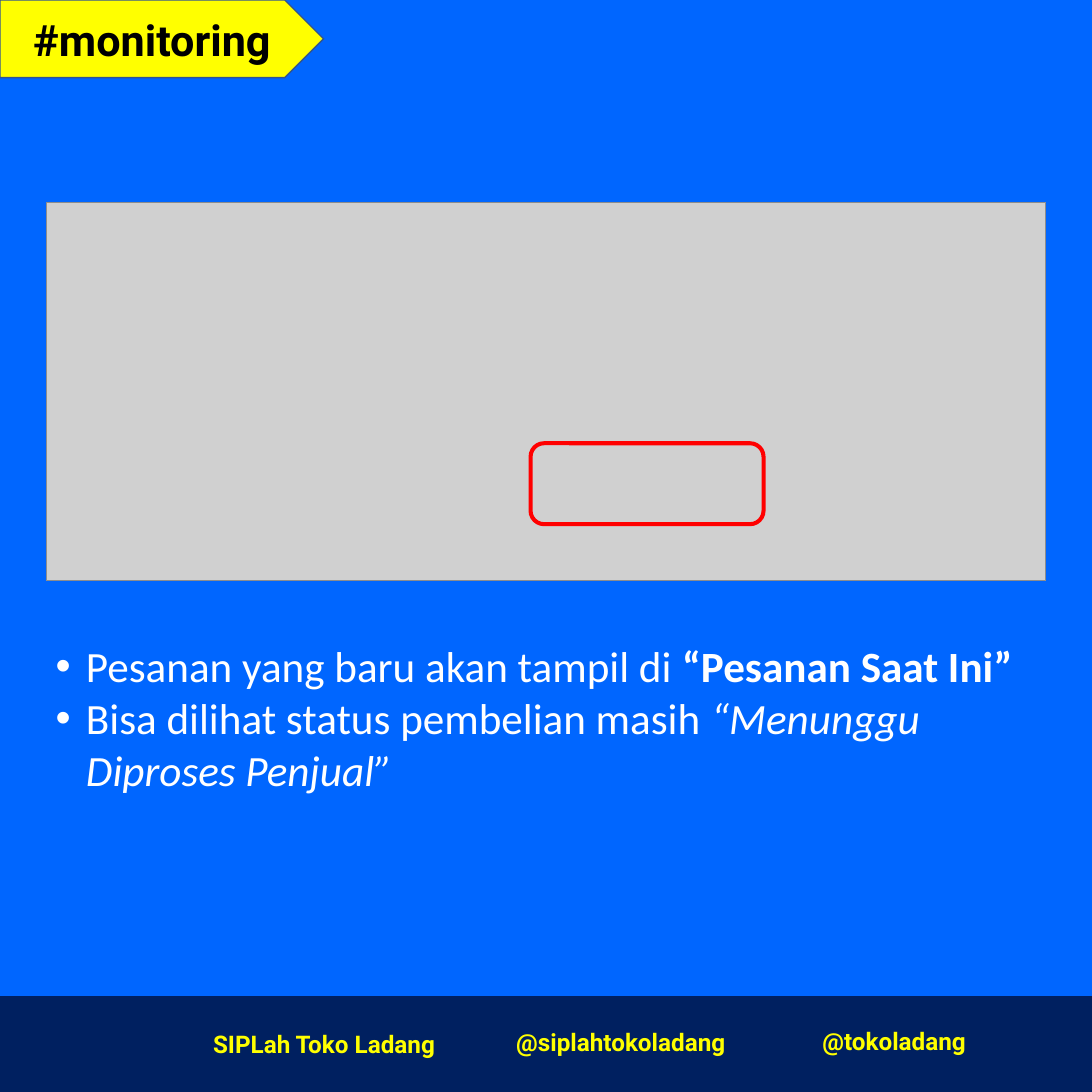
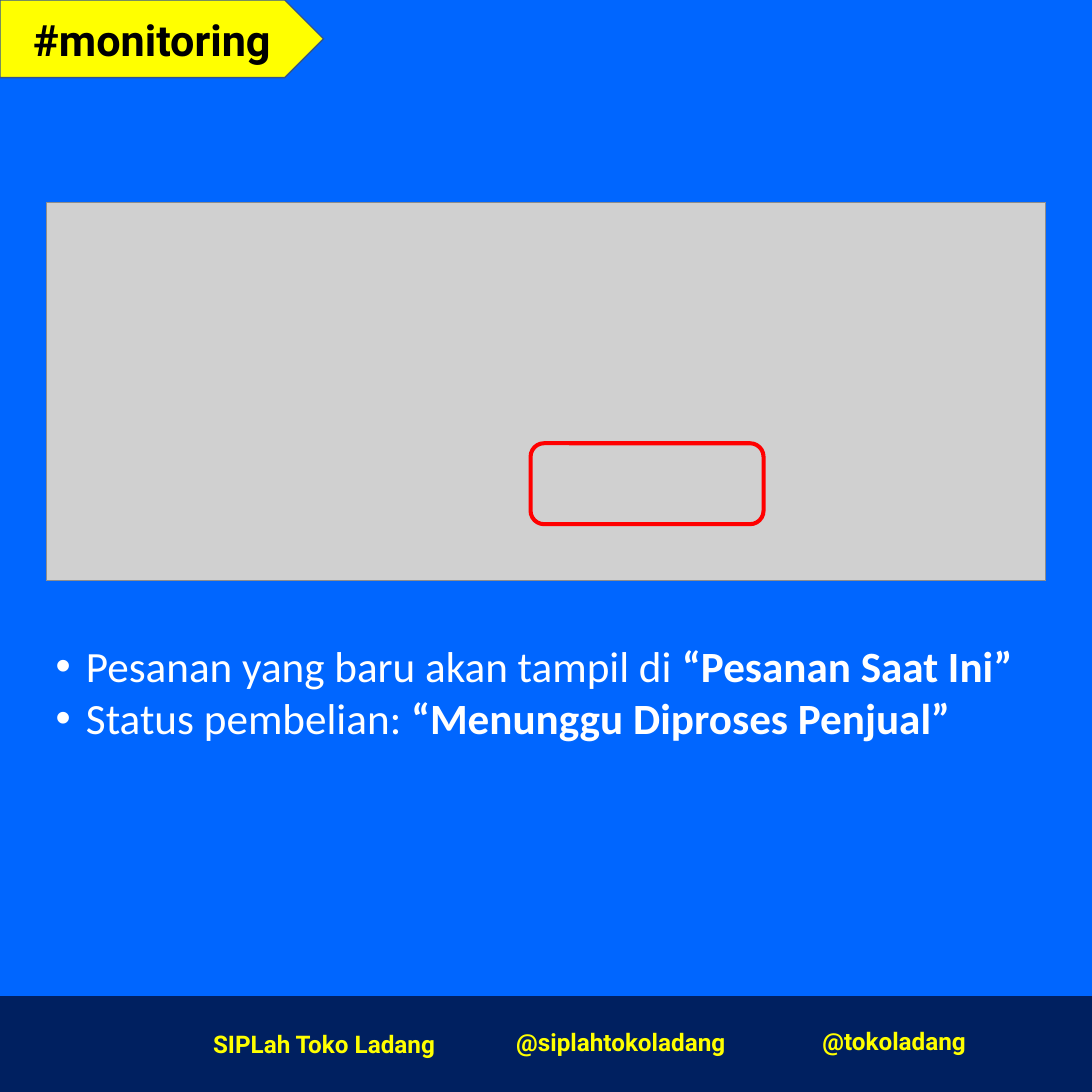
Before and after one commit to mexop99/SOP-Toko-Ladang, a slide deck: slide 4 of sop-pembeli.pptx. Drawn at 1092x1092 pixels with LibreOffice and Linux fonts; fonts in the diff are those of the drawing; grey boxes stand for pictures; background and template pictures are left out. Boxes give left, top, right and bottom in pixels: in the first picture for what was removed or moved away, otherwise in the second. Text is boxed around its words. In the diff, an @@ line names an element or a change of style, - is before the commit and + after.

Commit message:
sop-pembeli-v2

```diff
--- a/sop-pembeli.pptx
+++ b/sop-pembeli.pptx
@@ text at <box>86,702,950,742</box>: text changed; bold on @@
-• Bisa dilihat status pembelian masih “Menunggu Diproses Penjual”
+• Status pembelian: “Menunggu Diproses Penjual”
```
Also in this commit, not shown: 11 other slides changed.
